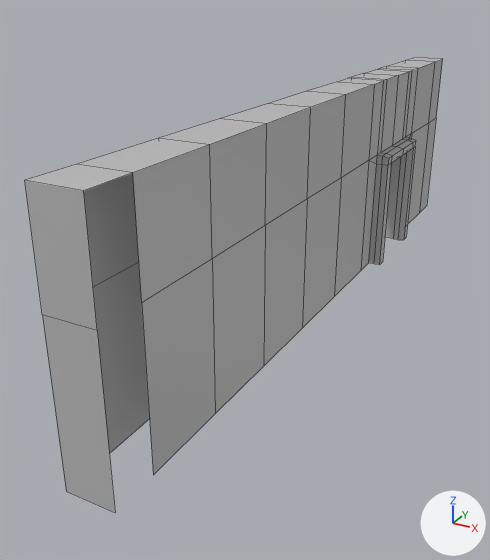
What one commit did to the FBX model somethingsomething/Assets/Model/Environment/basement/basementRoomWallFront.fbx.
Camera for both pictures: a 50 mm camera at (-1.6, -28.85, 5.27) aimed at (-6.82, -19.36, 0.52). The axes (+X, +Y, +Z) are drawn at lower right. The lights are the same throughout. Mesh edges are drawn as thin lines. Where no turn or scale is listed for an object, it has been applied to the vertices.

Names of what the first picture shows: 'basementRoomWallFront'.
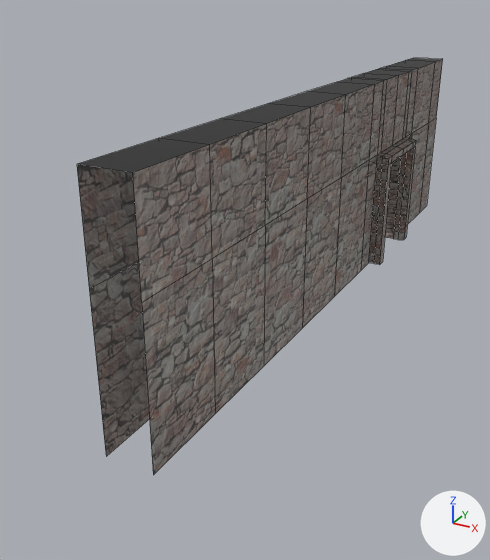
Pixel boxes [x1, y1, x2, y2] of what changed, in the pictures (490 x 560 px):
'basementRoomWallFront', surface changed, reshaped (12% narrower, 8% shorter): before [25, 58, 443, 512]; after [77, 58, 443, 475]
part 1 of me_mesh, deleted: before [25, 164, 131, 512]
part 2 of me_mesh, surface changed: [385, 157, 401, 239] in both

The edits, one by one:
Picture 'basementRoomFrontDiffuse.jpg' (img_basementroomfrontdiffuse_jpg) is new.
In material 'basementRoomFront' (mat_basementroomfront), base_color is no longer (0.5, 0.5, 0.5), grey #bcbcbc.
In material 'basementRoomFront' (mat_basementroomfront), texture is now set to img_basementroomfrontdiffuse_jpg.
me_mesh is used by ob_basementroomwallfront; location (-6.3, -12.6, 0.0).
Verts and faces of me_mesh; kept vertices keep their numbers, new ones are numbered from 152.
Before the commit, vertices of me_mesh: 47 (0.7, -11.2, 3.6) at pixel (132, 172), 48 (0.0, -11.2, 3.6) at pixel (76, 164), 52 (0.7, -11.9, 2.23) at pixel (97, 330), 53 (0.7, -11.9, 3.6) at pixel (83, 190), 54 (0.0, -11.9, 2.23) at pixel (42, 314).
Before the commit, vertices of me_mesh: 55 (0.0, -11.9, 3.6) at pixel (24, 180), 56 (0.0, -11.9, 0.0) at pixel (66, 491), 57 (0.7, -11.9, 0.0) at pixel (115, 512).
me_mesh had 152 vertices, 126 faces and spanned x -0.11..0.94, y -11.9..0.7, z 0.0..3.6.
me_mesh now has 146 vertices, 123 faces and spans x -0.11..0.94, y -11.2..0.7, z 0.0..3.6.
Part 1, on me_mesh:
Vertices deleted: 52 to 57 (with the faces that use them).
me_mesh part 2: 2 kept faces spanning x 0.0..0.7, y -3.5..-2.1, z 0.0..2.0 get new texture (UV) coordinates.
